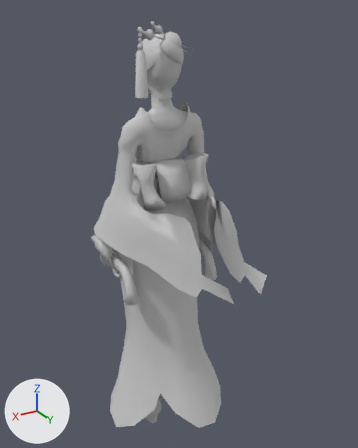
An edit to the FBX model content/dota_addons/dota2ofnobu/models/a26/a26_ani.fbx, drawn before and after from the same camera.
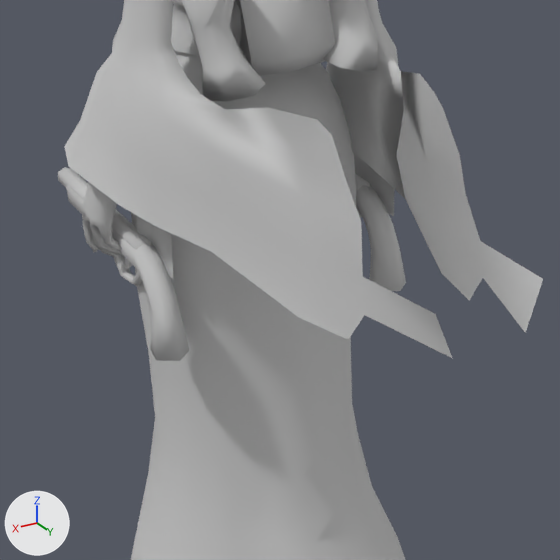
Old and new are each drawn whole from a 50 mm lens placed at (1.77, 3.29, 3.6), pointed at (-0.06, 0.24, 2.07) and again close up on the part from 20% to 76% of the width and 39% to 84% of the height. Every picture has the same lights, and +X, +Y and +Z are marked at lower left. Where no turn or scale is listed for an object, it has been applied to the vertices. Vertices at the same position are counted once.

The older version as bpy lines, for what is in view:
```python
me_mesh = bpy.data.meshes.new('Mesh')
me_mesh.from_pydata(...)  # 85 vertices, 144 faces; spans x -0.428..-0.324, y -0.867..-0.072, z 1.497..1.928
me_mesh.materials.append(mat_03___default)  # its picture is missing
me_mesh_001 = bpy.data.meshes.new('Mesh.001')
me_mesh_001.from_pydata(...)  # 85 vertices, 144 faces; spans x 12.7..16.8, y -34.1..-2.8, z 59.0..75.9
me_mesh_001.materials.append(mat_03___default)  # its picture is missing
ob_object001 = bpy.data.objects.new('Object001', me_mesh_001)
ob_object001.parent = ob_glow_weapon_l1
ob_object001.location = (-12.19, 23.14, -68.98)
ob_polymsh = bpy.data.objects.new('polymsh', me_mesh)
ob_polymsh.location = (0.0, 0.376, 0.0)
ob_weapon_l = bpy.data.objects.new('Weapon_L', None)
ob_weapon_l.location = (0.376, 0.143, 1.738)
ob_weapon_l.scale = (0.0254, 0.0254, 0.0254)
# also in view: 'polymsh1' at (0.0, 0.44, 1.79)
```
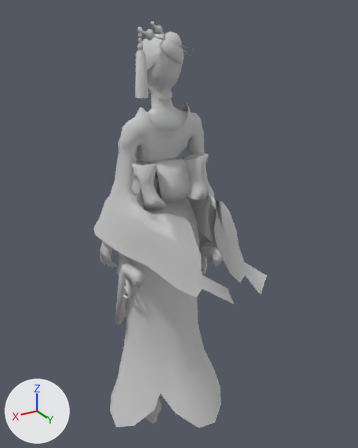
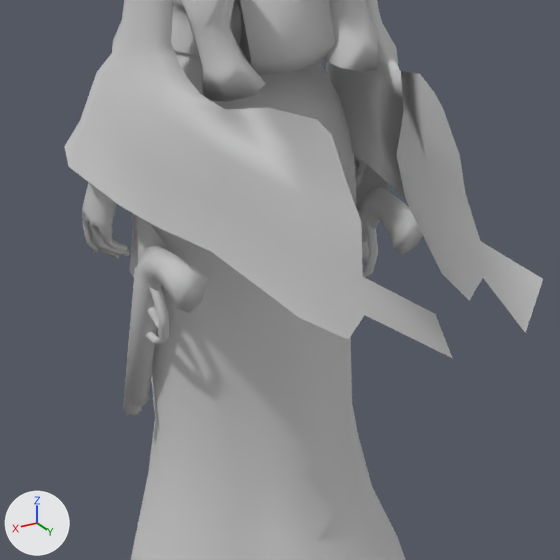
ob_weapon_l is not drawn itself; it is the parent of ob_glow_weapon_l1.

Where the newer file only moved an object's origin or applied its transform, the numbers keep the older frame.

What changed in the scene script:
```text
Change me_mesh:
    where me_mesh.from_pydata(...)  # 85 vertices, 144 faces; spans x -0.428..-0.324, y -0.867..-0.072, z 1.497..1.928
    used by ob_polymsh; location = (0.0, 0.376, 0.0)
    me_mesh part 1: the whole mesh is multiplied about its middle by the matrix ((0.982, -0.076, -0.173), (-0.135, 0.359, -0.923), (0.132, 0.93, 0.343)), then moved by (0.022, 0.171, -0.197)
Change ob_weapon_l:
    ob_weapon_l.rotation_euler: (0.0, 0.0, 0.0) -> (1.309, 0.0, 0.0)  # degrees (0, 0, 0) -> degrees (75, 0, 0)
```

What differs and where, as boxes [x1, y1, x2, y2] in the close-ups (560 x 560 px):
'Object001', turned: before [58, 167, 190, 361]; after [123, 214, 208, 415]
'polymsh', reshaped: before [354, 154, 406, 291]; after [356, 163, 423, 277]
